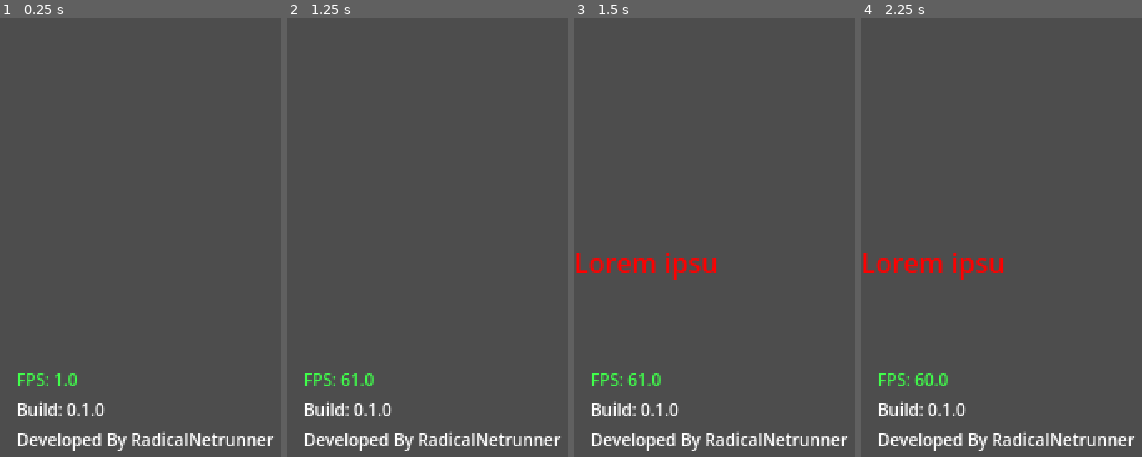
Above: before the commit, frames 1-4 (left to right).
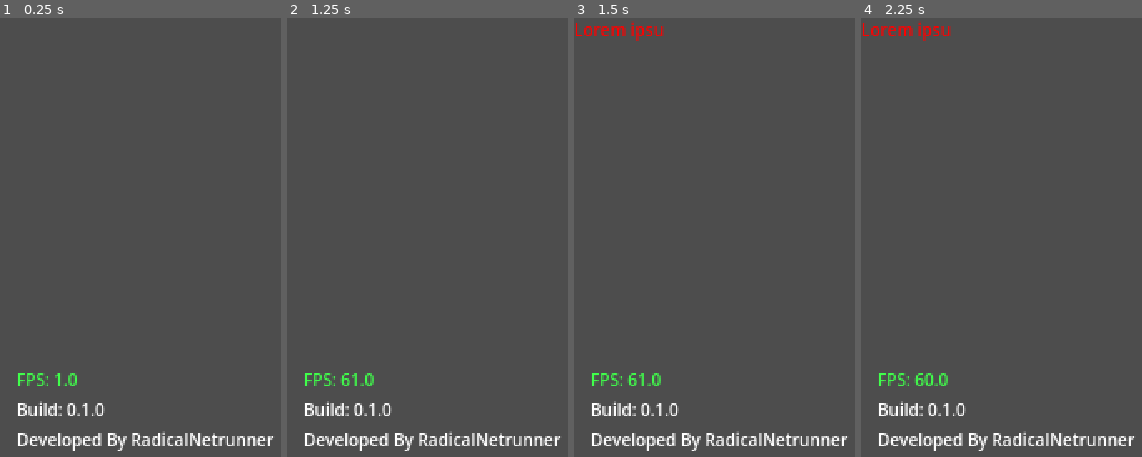
Above: after the commit, the same moments.

Repository: mcneiljv/game-off-2026
Game: Godot game, scene res://src/core/main_game/main.tscn
Same seed, same stepped clock (60 frames per second), same inputs: the game is played once before the commit and once after it.
Inputs:
- Up to frame 1 (0.25 s): no input
- Up to frame 2 (1.25 s): tap Enter at 0.5 s
- Up to frame 3 (1.5 s): tap Space at 1.25 s; hold Shift (left_shift) from 1.28 s (still down)
- Up to frame 4 (2.25 s): tap Enter at 2 s; release Shift (left_shift) at 2.03 s

Frames 1-2 are identical in both runs. In frame 3, 1.5% of the frame differs, in the area x 0-51%, y 0-60%; in frame 4, 1.5%.

Commit message:
Add dialog box and margin to monitor label; Show and hide dialog box based on current game state

Diff:
--- a/assets/data/dialog.json
+++ b/assets/data/dialog.json
@@ -1,10 +1,10 @@
 [
   {
-    "type": "dialog",
+    "type": "typing",
     "text": "[color=red]Lorem ipsum[/color] dolor sit amet, consectetuer adipiscing elit."
   },
   {
-    "type": "typing",
+    "type": "dialog",
     "text": "Donec quam felis, ultricies nec, pellentesque eu, pretium quis, sem."
   },
   {
--- a/src/core/main_game/main.tscn
+++ b/src/core/main_game/main.tscn
@@ -16,18 +16,30 @@
 visible_characters = 0
 script = ExtResource("2_h7gx0")
 
-[node name="Dialog" type="RichTextLabel" parent="." unique_id=1863526824]
+[node name="DialogBox" type="PanelContainer" parent="." unique_id=1341418139]
+visible = false
 anchors_preset = 14
 anchor_top = 0.5
 anchor_right = 1.0
 anchor_bottom = 0.5
-offset_bottom = 50.0
+offset_top = -11.5
+offset_bottom = 36.5
 grow_horizontal = 2
 grow_vertical = 2
+
+[node name="MarginContainer" type="MarginContainer" parent="DialogBox" unique_id=1255424575]
+layout_mode = 2
+theme_override_constants/margin_left = 10
+theme_override_constants/margin_top = 10
+theme_override_constants/margin_right = 10
+theme_override_constants/margin_bottom = 10
+
+[node name="DialogLabel" type="RichTextLabel" parent="DialogBox/MarginContainer" unique_id=1863526824]
+layout_mode = 2
+theme_override_font_sizes/normal_font_size = 10
 bbcode_enabled = true
-text = "[color=red]Lorem ipsum[/color] dolor sit amet, consectetuer adipiscing elit."
+scroll_active = false
 visible_characters = 0
-visible_ratio = 0.0
 script = ExtResource("2_h7gx0")
 
 [node name="DebugLayer" type="CanvasLayer" parent="." unique_id=428591197]
--- a/src/core/main_game/main_game.gd
+++ b/src/core/main_game/main_game.gd
@@ -17,7 +17,8 @@
 # TODO: Dialog will autopopulate and won't have to be revealed chunk by chunk
 # Add script/class_name for dialog node and reference it here
 # Pressing either shift will progress the player to the next dialog section
-@onready var dialog_node: Monitor = get_node("Dialog")
+@onready var dialog_box_node := get_node("DialogBox")
+@onready var dialog_label_node: Monitor = get_node("DialogBox/MarginContainer/DialogLabel")
 @onready var monitor_node: Monitor = get_node("Monitor")
 
 
@@ -26,12 +27,13 @@
 	if not parsed_dialog:
 		push_error("Error parsing dialog JSON.")
 		return
+
 	_set_game_state()
 	# Monitor Node
 	monitor_node.text_fully_built.connect(_text_finished)
 
 	# Dialog Node
-	dialog_node.text_fully_built.connect(_text_finished)
+	dialog_label_node.text_fully_built.connect(_text_finished)
 
 	# Shared change text block functionality for both nodes
 	_current_selected_node().change_text_block(parsed_dialog[selected_dialog_block].text)
@@ -63,6 +65,8 @@
 		_change_text_block()
 	last_key_pressed = key
 	_current_selected_node().advance_reveal(key)
+	if current_game_state == GameState.DIALOG:
+		dialog_box_node.visible = true
 	valid_key_press.emit(key)
 
 
@@ -71,18 +75,20 @@
 		GameState.TYPING:
 			return monitor_node
 		GameState.DIALOG:
-			return dialog_node
+			return dialog_label_node
 		# TODO: Add ending node
 		GameState.ENDING:
 			return monitor_node
-	return dialog_node
+	return monitor_node
 
 
 func _set_game_state() -> void:
 	if parsed_dialog[selected_dialog_block].type == "typing":
 		current_game_state = GameState.TYPING
+		dialog_box_node.visible = false
 	if parsed_dialog[selected_dialog_block].type == "dialog":
 		current_game_state = GameState.DIALOG
+	# TODO: Set dialog box visibility for ENDING GameState
 
 
 func _change_text_block() -> void:
